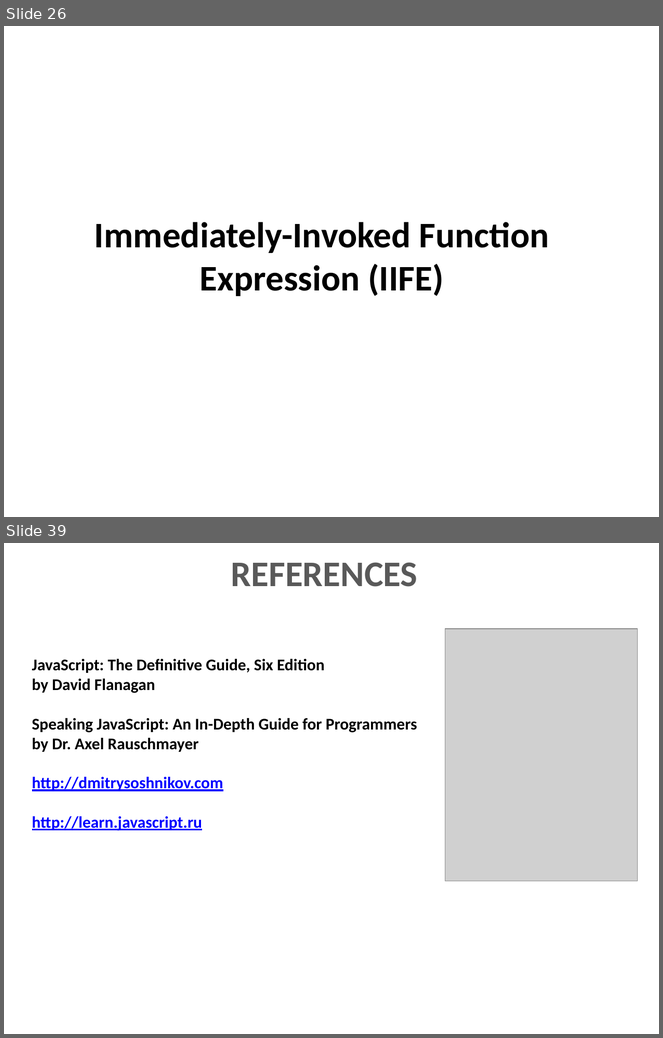
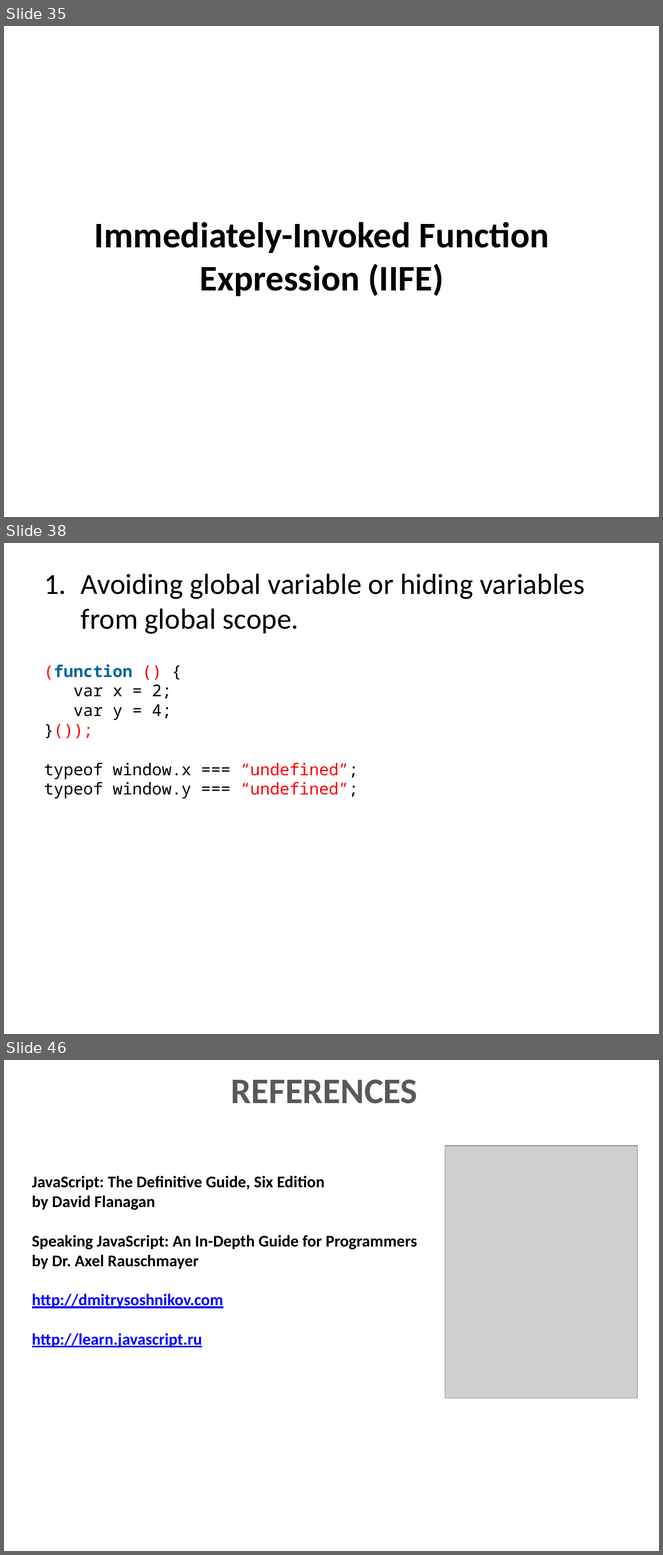
Before and after one commit to dzmitry-varabei/front-end-course, a slide deck: lecture-3-recap-scope/scope.pptx. Shown one above the other, each under a label of ours: slides 26 and 39 before the commit, slides 35, 38 and 46 after it; the slides between them are not shown. The pictures are 663x1038 and 663x1555 pixels, drawn with LibreOffice and Linux fonts; fonts in the diff are those of the drawing; grey boxes stand for pictures. Boxes give left, top, right and bottom in pixels: in the first picture for what was removed or moved away, otherwise in the second. Text is boxed around its words. In the diff, an @@ line names an element or a change of style, - is before the commit and + after.

```diff
--- a/lecture-3-recap-scope/scope.pptx
+++ b/lecture-3-recap-scope/scope.pptx
@@ slide 38 added at [4, 543, 659, 1034], background #FFFFFF @@
@@ text added at [81, 574, 585, 634], 32 pt, text #000000 @@
+1. Avoiding global variable or hiding variables from global scope.
@@ text added at [44, 664, 359, 799], 18 pt, text #000000 @@
+(function () {
+var x = 2;
+var y = 4;
+}());
+typeof window.x === “undefined”;
+typeof window.y === “undefined”;
@@ what was slide 26 is now slide 35 @@
@@ what was slide 39 is now slide 46 @@
```
Also in this commit, not shown: 4 slides changed, 9 other slides added, 13 slides removed, 3 other files.
